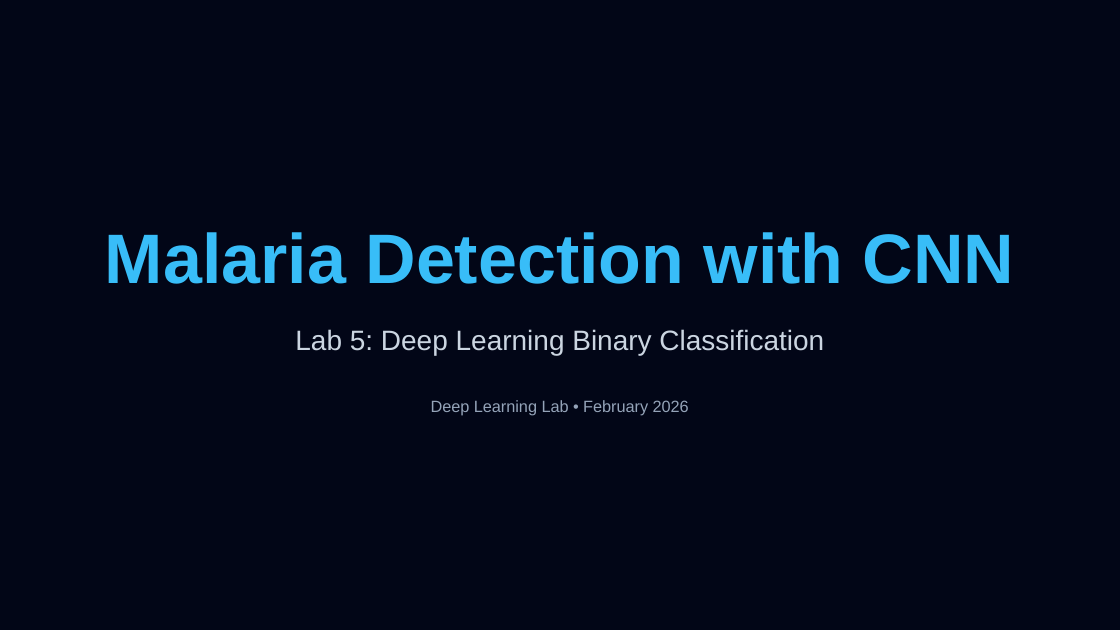
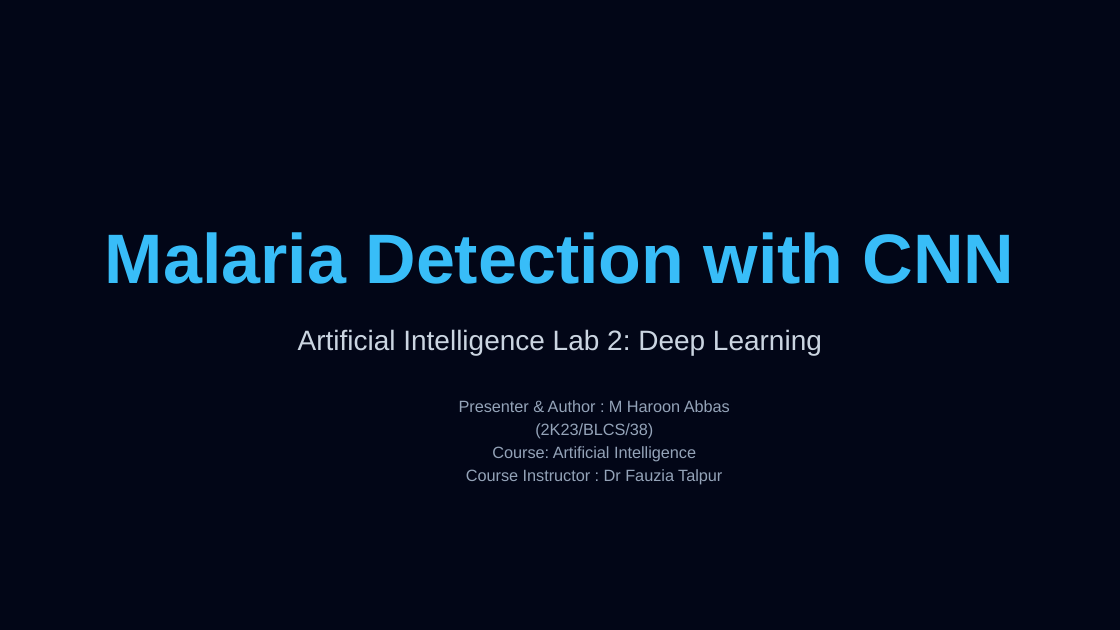
Before and after one commit to RealHaroon/Artificial-Intelligence-Labs, a slide deck: slide 1 of Malaria Cell Classification System/slides/Malaria Detection CNN.pptx. Drawn at 1120x630 pixels with LibreOffice and Linux fonts; fonts in the diff are those of the drawing. Boxes give left, top, right and bottom in pixels: in the first picture for what was removed or moved away, otherwise in the second. Text is boxed around its words. In the diff, an @@ line names an element or a change of style, - is before the commit and + after.

```diff
--- a/Malaria Cell Classification System/slides/Malaria Detection CNN.pptx
+++ b/Malaria Cell Classification System/slides/Malaria Detection CNN.pptx
@@ text at [298,329,822,355]: text changed @@
-Lab 5: Deep Learning Binary Classification
+Artificial Intelligence Lab 2: Deep Learning
@@ text at [459,400,730,485]: text changed @@
-Deep Learning Lab • February 2026
+Presenter & Author : M Haroon Abbas (2K23/BLCS/38)
+Course: Artificial Intelligence
+Course Instructor : Dr Fauzia Talpur
```
Also in this commit, not shown: 4 other files.
